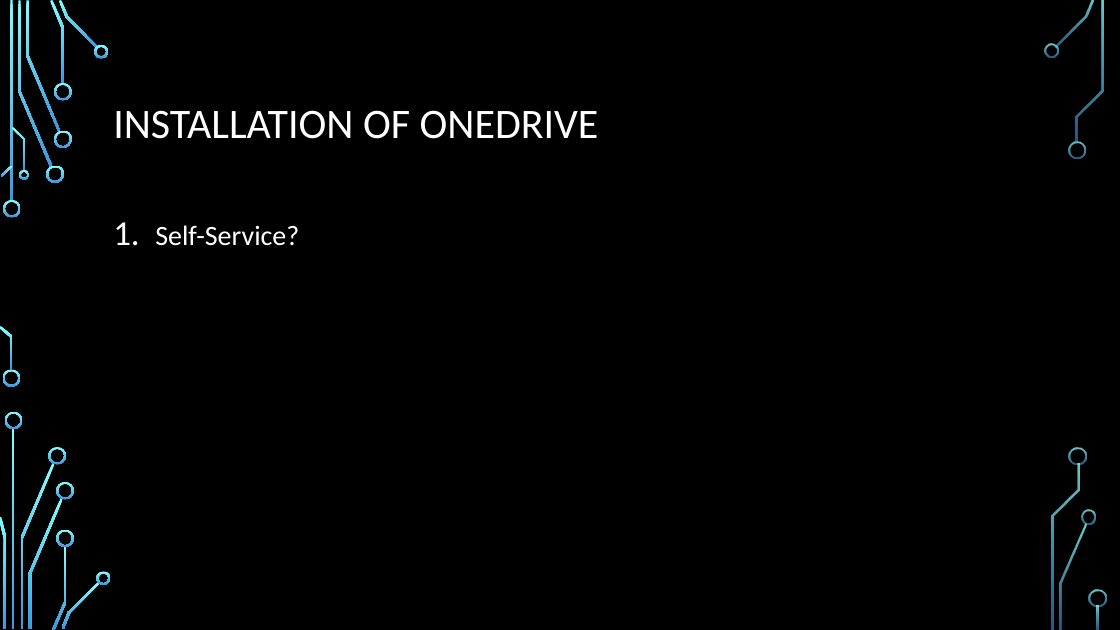
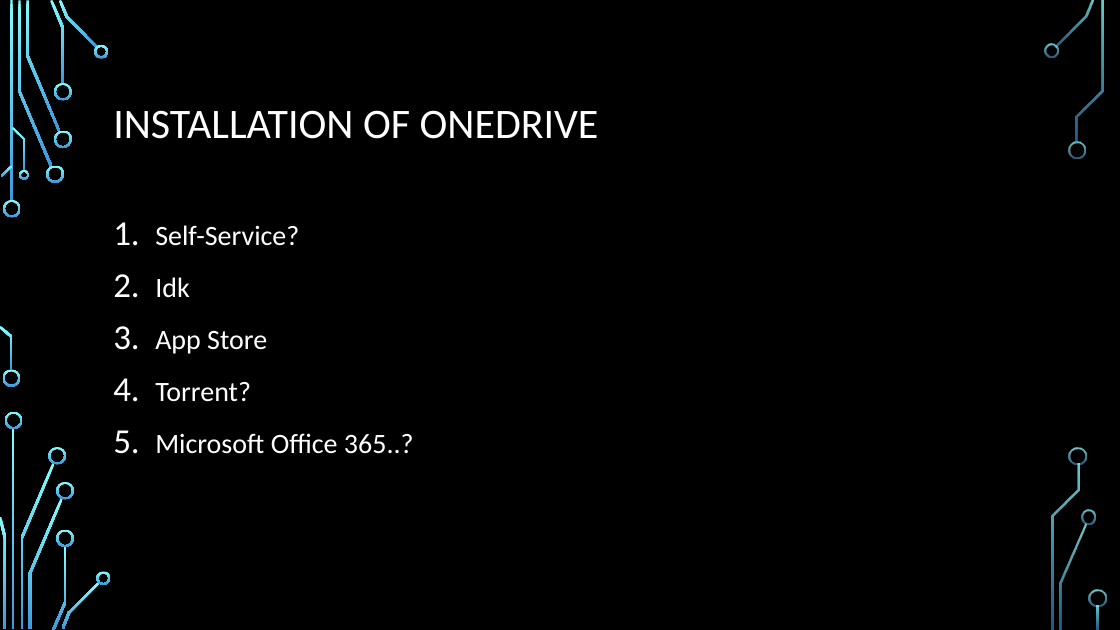
Before and after one commit to HIS-Computer-Club/MSOffice, a slide deck: slide 3 of MSOffice.pptx. Drawn at 1120x630 pixels with LibreOffice and Linux fonts; fonts in the diff are those of the drawing; background and template pictures are left out. Boxes give left, top, right and bottom in pixels: in the first picture for what was removed or moved away, otherwise in the second. Text is boxed around its words. In the diff, an @@ line names an element or a change of style, - is before the commit and + after.

Commit message:
Office 365 and some minor fixes

```diff
--- a/MSOffice.pptx
+++ b/MSOffice.pptx
@@ text at <box>155,277,414,454</box>: paragraphs added @@
+2. Idk
+3. App Store
+4. Torrent?
+5. Microsoft Office 365..?
```
Also in this commit, not shown: 2 slides added.
